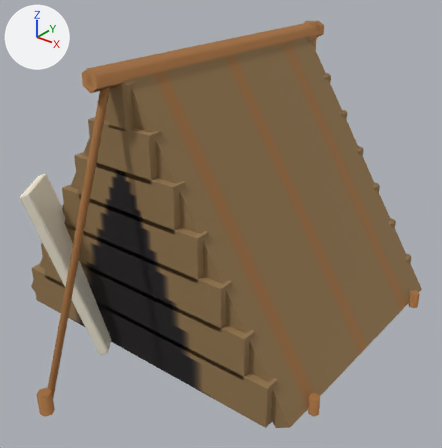
A saved change to the glTF model diablo-clone/game3d/models/prop_tent_4e60.glb.
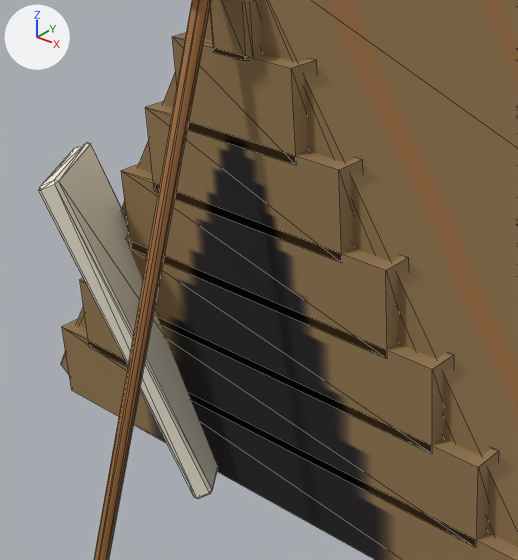
There are two pictures of each version: one whole from a 50 mm lens placed at (1.55, -1.97, 1.57), pointed at (0.03, -0.07, 0.39), one close up on the part from 0% to 60% of the width and 22% to 86% of the height. The axes (+X, +Y, +Z) are drawn at upper left. The lights are the same throughout. The first two pictures are the older version. The close-ups show mesh edges as thin lines. Where no turn or scale is listed for an object, it has been applied to the vertices. Vertices at exactly the same position are counted once.

Names of what the first close-up shows: 'prop_tent_4e60'.
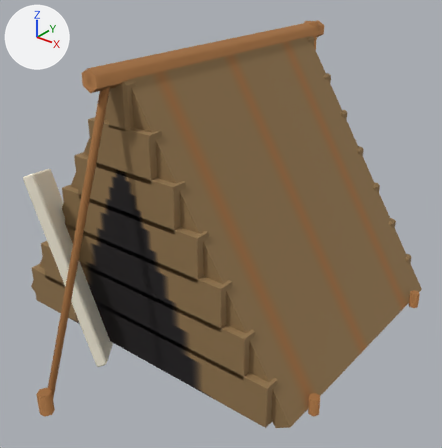
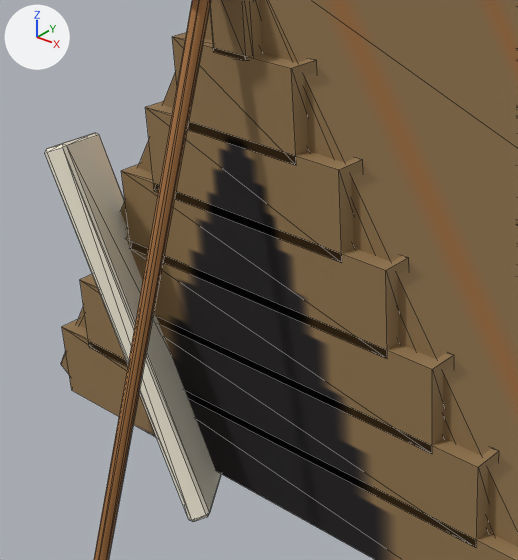
Where the newer file only moved an object's origin or applied its transform, the numbers keep the older frame.

Pixel boxes (x1, y1, x2, y2) of what changed, in the close-ups (518 x 560 px; the box of a moved part takes in the faces that stretch with it):
'prop_tent_4e60', reshaped
    before: (39, 0, 518, 560)
    after: (45, 0, 518, 560)
part 1 of me_p, moved or reshaped
    before: (39, 142, 218, 499)
    after: (45, 133, 221, 522)

The change in detail:
me_p is used by ob_prop_tent_4e60; location (0.0, 0.0, 0.568).
me_p had 444 vertices, 780 faces and spanned x -0.77..0.77, y -1.06..1.06, z -0.6..0.6.
me_p now has 444 vertices, 780 faces and spans x -0.77..0.77, y -1.06..1.06, z -0.65..0.6.
me_p part 1: the loose piece of 24 vertices spanning x -0.5..-0.08, y -0.82..-0.47, z -0.6..0.13 is multiplied about its middle by the matrix ((1.082, 0.001, -0.129), (0.021, 1.073, 0.19), (0.127, -0.191, 1.066)).
